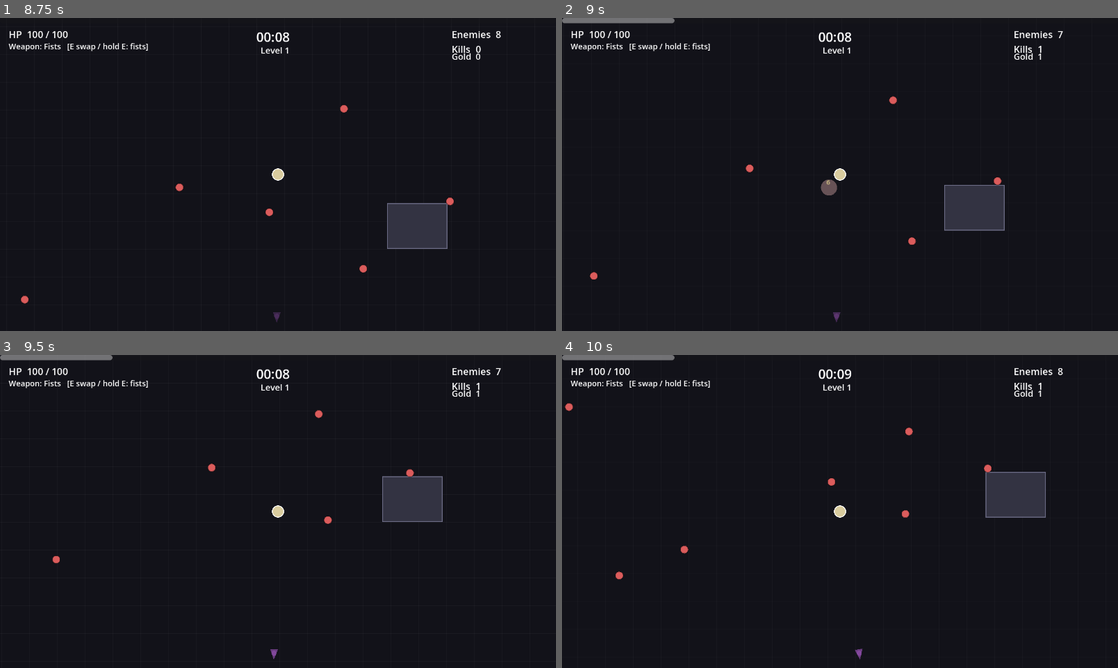
Above: before the commit, frames 1-4 (two rows, left to right).
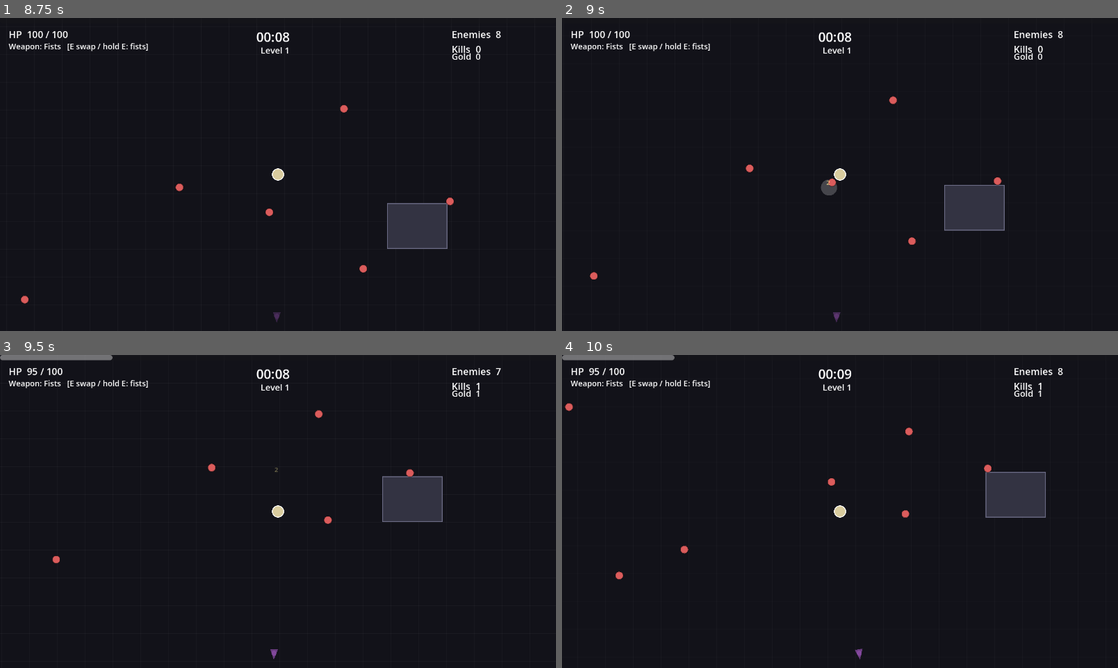
Above: after the commit, the same moments.

Repository: veighnsche/survivors-prototype
Game: Godot game, scene res://main_menu.tscn
Same seed, same stepped clock (60 frames per second), same inputs: the game is played once before the commit and once after it.
Inputs:
- Up to frame 1 (8.75 s): click "Start Run" at 0.5 s; tap Enter at 1.25 s; hold D 1.28-2.03 s; tap 1 at 1.35, 5.85 s; hold S 2.03-2.78 s; tap 2 at 2.1, 6.6 s; hold D 2.78-3.53 s; tap 3 at 2.85, 7.35 s; hold W 3.53-4.28 s; tap Q at 3.6, 8.1 s; hold E 4.28-5.03 s; hold A 4.28-5.78 s; tap R at 5.1 s; hold S 5.78-6.53 s; hold D 6.53-7.28 s; hold W 7.28-8.03 s; hold D from 8.03 s (still down)
- Up to frame 2 (9 s): release D at 8.78 s; hold S from 8.78 s (still down); hold E from 8.78 s (still down)
- Up to frame 3 (9.5 s): keep holding S; keep holding E
- Up to frame 4 (10 s): release S at 9.53 s; release E at 9.53 s; hold A from 9.53 s (still down); tap R at 9.6 s

Frame 1 is identical in both runs. In frame 2, 0.5% of the frame differs, in the area x 0-91%, y 0-57%; in frame 3, 0.1%; in frame 4, 0.1%.

Commit message:
Fists nerf, floor item names, balance simulator
- Fists damage 6 -> 2 so basic enemies take two hits (proper weak starter).
- Full names drawn above floor items (weapon pickups, boosters, chests).
- Balance simulator (Sim autoload): SIM=1 SIM_WEAPON=x SIM_TIME=n headless run
  drives a kiting bot with the base weapon (no meta/leveling), invincible, at
  6x time scale, and prints kills/kps/dps/exposure. Confirms the chain nerf:
  ranged 0.50, chain 0.55, melee 0.40 kills/sec (was chain way ahead).

Co-Authored-By: Claude Opus 4.8 <noreply@anthropic.com>

Diff:
--- a/project.godot
+++ b/project.godot
@@ -14,6 +14,7 @@
 Config="*res://scripts/config.gd"
 Fx="*res://scripts/fx.gd"
 Save="*res://scripts/save.gd"
+Sim="*res://scripts/sim.gd"
 
 [display]
 
--- a/scripts/chest.gd
+++ b/scripts/chest.gd
@@ -40,3 +40,4 @@
 	draw_rect(Rect2(-15, -11, 30, 22), Color(0.9, 0.68, 0.22), false, 2.5)
 	draw_rect(Rect2(-15, -3, 30, 5), Color(0.9, 0.68, 0.22))
 	draw_circle(Vector2(0, 0), 2.5, Color(0.95, 0.85, 0.35))
+	draw_string(ThemeDB.fallback_font, Vector2(-60, -22), "Chest", HORIZONTAL_ALIGNMENT_CENTER, 120, 13, Color(0.95, 0.78, 0.28))
--- a/scripts/config.gd
+++ b/scripts/config.gd
@@ -13,7 +13,7 @@
 # Base stats; upgrades mutate a per-run copy on the player, so investment in a
 # weapon persists even if you swap away and back.
 var WEAPONS := {
-	"fists":  {"name": "Fists",      "color": Color(0.85, 0.80, 0.62), "damage": 6.0,  "interval": 0.34, "range": 76.0,  "targets": 1},
+	"fists":  {"name": "Fists",      "color": Color(0.85, 0.80, 0.62), "damage": 2.0,  "interval": 0.34, "range": 76.0,  "targets": 1},
 	"ranged": {"name": "Blaster",    "color": Color(0.35, 0.76, 0.96), "damage": 5.0,  "interval": 0.50, "range": 950.0, "speed": 520.0, "count": 1, "pierce": 0},
 	"melee":  {"name": "Cleaver",    "color": Color(0.95, 0.55, 0.28), "damage": 15.0, "interval": 0.60, "range": 132.0, "arc": 100.0, "knockback": 0.0},
 	"chain":  {"name": "Tesla Coil", "color": Color(0.58, 0.85, 1.0),  "damage": 7.0,  "interval": 0.85, "range": 500.0, "jumps": 3, "jump_range": 220.0, "falloff": 0.65},
--- a/scripts/enemy.gd
+++ b/scripts/enemy.gd
@@ -84,6 +84,8 @@
 func take_damage(amount: float) -> void:
 	if _dead:
 		return
+	if Sim.enabled:
+		Sim.damage_dealt += min(amount, max(hp, 0.0))
 	hp -= amount
 	if Config.SHOW_DAMAGE_NUMBERS:
 		_dmg_accum += amount
--- a/scripts/game.gd
+++ b/scripts/game.gd
@@ -122,9 +122,15 @@
 	_apply_meta()
 	run_started = true
 
+	if Sim.enabled:
+		player.set_weapon(Sim.weapon)  # force the weapon under test
+		Engine.time_scale = 6.0        # fast-forward wall-clock (physics stays fixed-step)
+
 
 ## Apply permanent PowerUps (bought with gold) at run start.
 func _apply_meta() -> void:
+	if Sim.enabled:
+		return  # sim measures BASE weapons, no meta noise
 	player.damage_mult *= (1.0 + 0.05 * Save.powerup_level("might"))
 	player.max_hp += 12.0 * Save.powerup_level("health")
 	player.hp = player.max_hp
@@ -147,6 +153,9 @@
 		return
 
 	elapsed += delta
+	if Sim.enabled and elapsed >= Sim.duration:
+		_sim_report()
+		return
 	_update_spawns(delta)
 
 	cleanup_timer -= delta
@@ -359,7 +368,17 @@
 
 
 # --- Progression ------------------------------------------------------------
+func _sim_report() -> void:
+	var kps: float = kills / maxf(elapsed, 0.001)
+	var dps: float = Sim.damage_dealt / maxf(elapsed, 0.001)
+	print("SIM_RESULT weapon=%s time=%.0f kills=%d kps=%.2f dps=%.1f dmg_taken=%.0f enemies=%d" % [
+		Sim.weapon, elapsed, kills, kps, dps, Sim.damage_taken, enemies_root.get_child_count()])
+	get_tree().quit()
+
+
 func add_xp(amount: float) -> void:
+	if Sim.enabled:
+		return  # no leveling in sim — measure the base weapon
 	xp += amount * growth_mult
 	while xp >= xp_to_next:
 		xp -= xp_to_next
--- a/scripts/pickup.gd
+++ b/scripts/pickup.gd
@@ -68,3 +68,5 @@
 	draw_arc(Vector2.ZERO, 12.0, 0.0, TAU, 22, Color(1, 1, 1, 0.85), 2.0)
 	var letter: String = {"heal": "+", "magnet": "M", "bomb": "B", "frenzy": "F", "power": "P", "haste": "H", "shield": "S"}.get(kind, "?")
 	draw_string(ThemeDB.fallback_font, Vector2(-5, 6), letter, HORIZONTAL_ALIGNMENT_LEFT, -1, 16, Color(0.1, 0.1, 0.12))
+	var pname: String = {"heal": "Heal", "magnet": "Magnet", "bomb": "Bomb", "frenzy": "Frenzy", "power": "Power", "haste": "Haste", "shield": "Shield"}.get(kind, "?")
+	draw_string(ThemeDB.fallback_font, Vector2(-60, -20), pname, HORIZONTAL_ALIGNMENT_CENTER, 120, 13, c)
--- a/scripts/player.gd
+++ b/scripts/player.gd
@@ -127,6 +127,8 @@
 
 # --- Input ------------------------------------------------------------------
 func _input_vector() -> Vector2:
+	if Sim.enabled:
+		return _sim_bot_vector()
 	var v := Vector2.ZERO
 	if Input.is_physical_key_pressed(KEY_W) or Input.is_physical_key_pressed(KEY_UP):
 		v.y -= 1.0
@@ -140,6 +142,15 @@
 	if gp.length() > 0.25:
 		v = gp
 	return v.limit_length(1.0)
+
+
+## Sim bot: kite directly away from the nearest enemy so the horde clumps behind.
+func _sim_bot_vector() -> Vector2:
+	var e := _nearest_enemy_in(99999.0)
+	if e == null:
+		return Vector2.RIGHT
+	var away := global_position - e.global_position
+	return away.normalized() if away.length() > 1.0 else Vector2.RIGHT
 
 
 # --- Weapon swap (E tap) / drop-to-fists (E long press) ---------------------
@@ -379,6 +390,9 @@
 func take_damage(amount: float) -> void:
 	if dead or invuln_t > 0.0:
 		return
+	if Sim.enabled:
+		Sim.damage_taken += max(0.0, amount - armor)
+		return  # invincible in sim so every weapon runs the full duration
 	hp -= max(0.0, amount - armor)
 	Fx.shake(Config.SHAKE_ON_HIT)
 	modulate = Color(1.7, 0.6, 0.6)
--- /dev/null
+++ b/scripts/sim.gd
@@ -0,0 +1,26 @@
+extends Node
+## Balancing simulator (autoload "Sim"). Enable with env vars to run a headless,
+## bot-driven balance pass for one weapon and print metrics, then quit:
+##   SIM=1 SIM_WEAPON=chain SIM_TIME=30 godot --headless res://main.tscn
+## In sim mode: player is invincible, meta powerups + leveling are disabled (so
+## it measures the BASE weapon), and a bot kites the horde.
+
+var enabled := false
+var weapon := "fists"
+var duration := 30.0
+
+var damage_dealt := 0.0
+var damage_taken := 0.0
+
+
+func _ready() -> void:
+	enabled = OS.has_environment("SIM")
+	if OS.has_environment("SIM_WEAPON"):
+		weapon = OS.get_environment("SIM_WEAPON")
+	if OS.has_environment("SIM_TIME"):
+		duration = float(OS.get_environment("SIM_TIME"))
+
+
+func reset() -> void:
+	damage_dealt = 0.0
+	damage_taken = 0.0
--- a/scripts/weapon_pickup.gd
+++ b/scripts/weapon_pickup.gd
@@ -28,10 +28,12 @@
 
 func _draw() -> void:
 	var c: Color = Config.WEAPONS[weapon_kind].color
+	var wname: String = Config.WEAPONS[weapon_kind].name
 	draw_circle(Vector2.ZERO, 14.0, Color(0.1, 0.1, 0.12))
 	draw_arc(Vector2.ZERO, 14.0, 0.0, TAU, 26, c, 3.0)
 	var letter: String = {"ranged": "R", "melee": "C", "chain": "T"}.get(weapon_kind, "?")
 	draw_string(ThemeDB.fallback_font, Vector2(-5, 6), letter, HORIZONTAL_ALIGNMENT_LEFT, -1, 16, c)
+	draw_string(ThemeDB.fallback_font, Vector2(-60, -22), wname, HORIZONTAL_ALIGNMENT_CENTER, 120, 14, c)
 	if player != null and is_instance_valid(player):
 		if global_position.distance_to(player.global_position) < Config.WEAPON_PICKUP_RADIUS:
-			draw_string(ThemeDB.fallback_font, Vector2(-26, -20), "[E] swap", HORIZONTAL_ALIGNMENT_LEFT, -1, 13, Color(1, 1, 1, 0.9))
+			draw_string(ThemeDB.fallback_font, Vector2(-40, 34), "[E] swap", HORIZONTAL_ALIGNMENT_CENTER, 80, 13, Color(1, 1, 1, 0.9))
Not shown, added: scripts/sim.gd.uid
